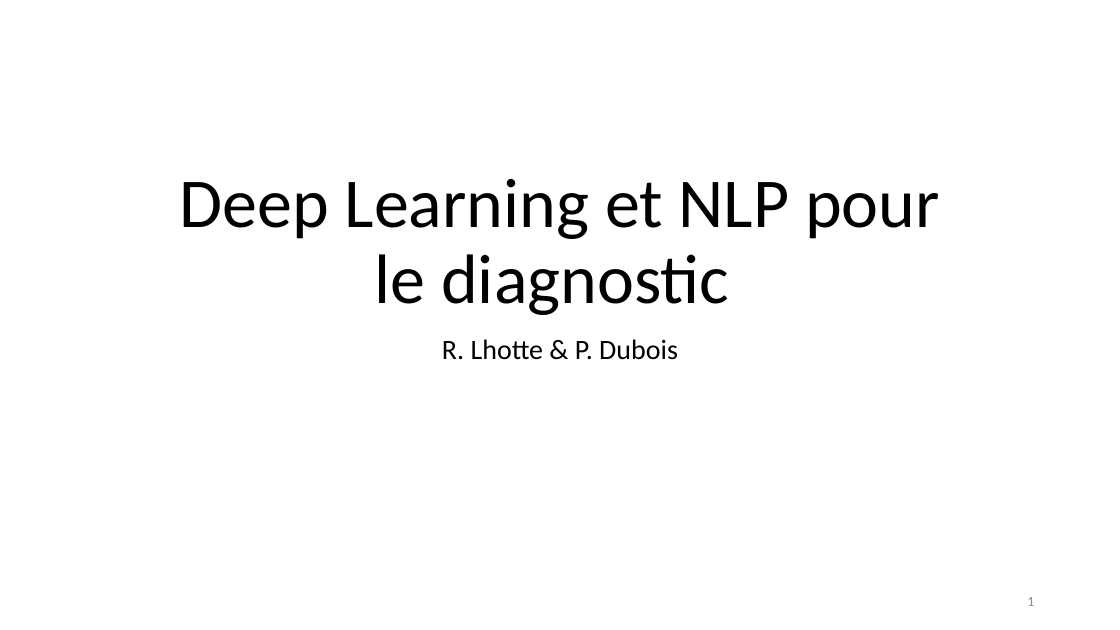
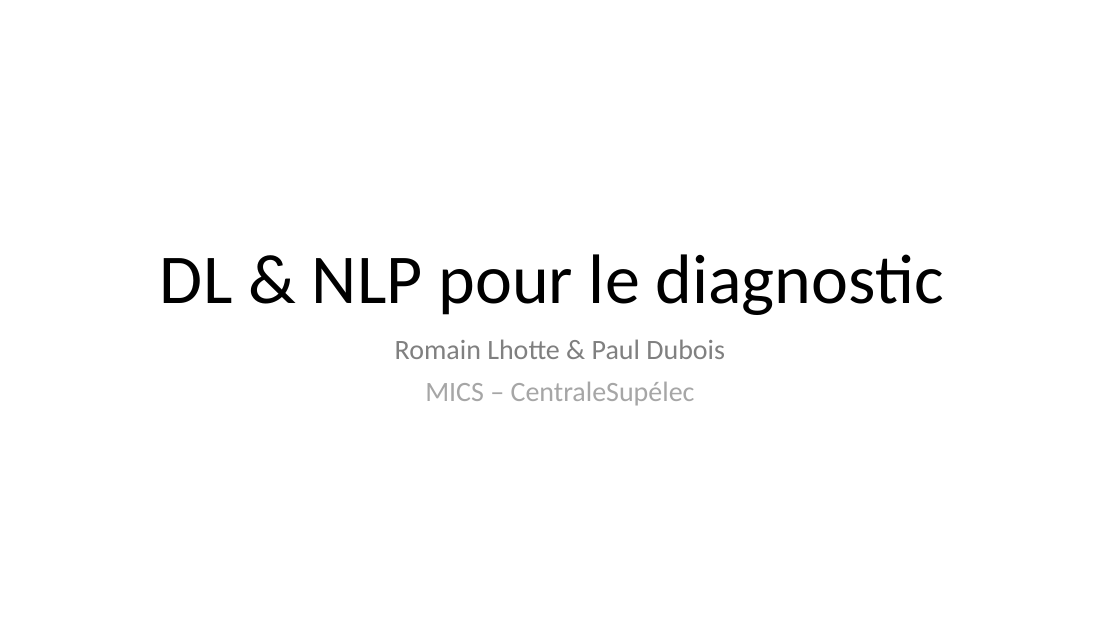
Before and after one commit to MICS-Lab/DeepLearningCourse, a slide deck: slide 1 of Slides_1.pptx. Drawn at 1120x630 pixels with LibreOffice and Linux fonts; fonts in the diff are those of the drawing. Boxes give left, top, right and bottom in pixels: in the first picture for what was removed or moved away, otherwise in the second. Text is boxed around its words. In the diff, an @@ line names an element or a change of style, - is before the commit and + after.

```diff
--- a/Slides_1.pptx
+++ b/Slides_1.pptx
@@ title at box(160, 254, 944, 315): text changed @@
-Deep Learning et NLP pour le diagnostic
+DL & NLP pour le diagnostic
@@ subtitle at box(395, 339, 725, 406): text changed; text colour #000000 to #808080 @@
-R. Lhotte & P. Dubois
+Romain Lhotte & Paul Dubois
+MICS – CentraleSupélec
@@ page number removed at box(1027, 597, 1034, 606) @@
-1
```
Also in this commit, not shown: 1 other slide changed, 12 slides added, 1 slide removed, 1 other file.
